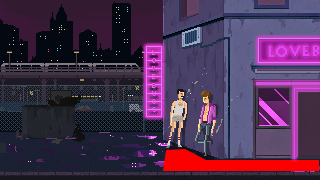
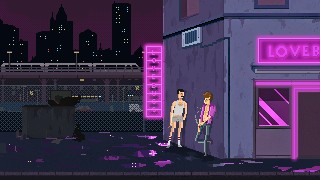
Two versions of the same layered image (320px x 180px). Layer-by-layer changes:
hid group "smoke subanim(0.2)" (12 layers) over (186, 68, 238, 136)
hid "hectorwalk()" over (163, 149, 319, 171)
added group "RaymondSmoke2" with 3 layers above "RaymondSmoke" over (195, 91, 229, 156)
hid "gay1", moved it into group "RaymondSmoke2", painted on it over (195, 91, 223, 156)
added group "RaymondSmoke" with 15 layers above "puddle" over (182, 81, 216, 156)
added layer "0a" in group "RaymondSmoke" over (192, 88, 216, 156)
"shadow": opacity 37% → 27%, painted on it over (164, 90, 218, 162)
